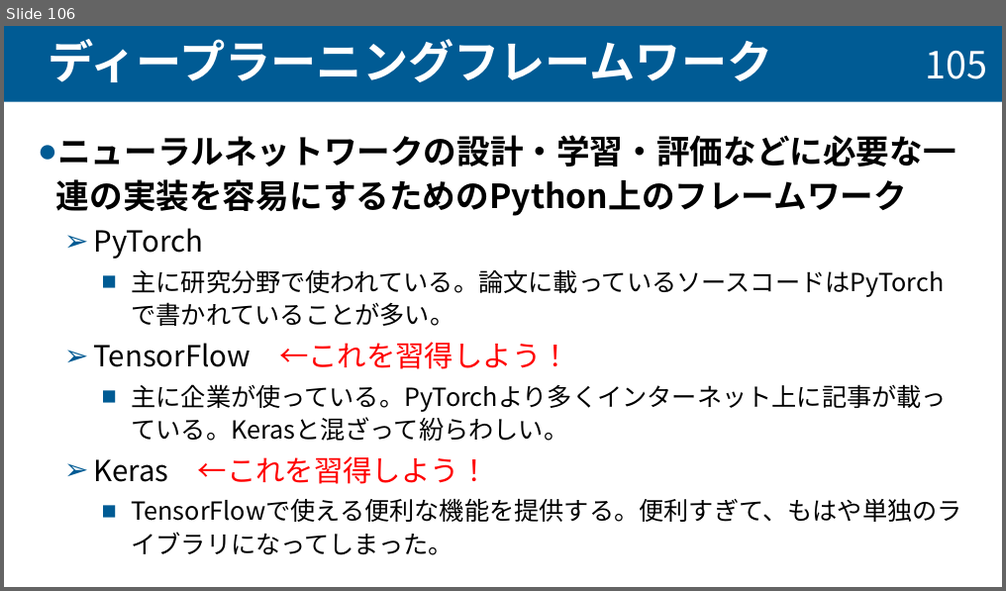
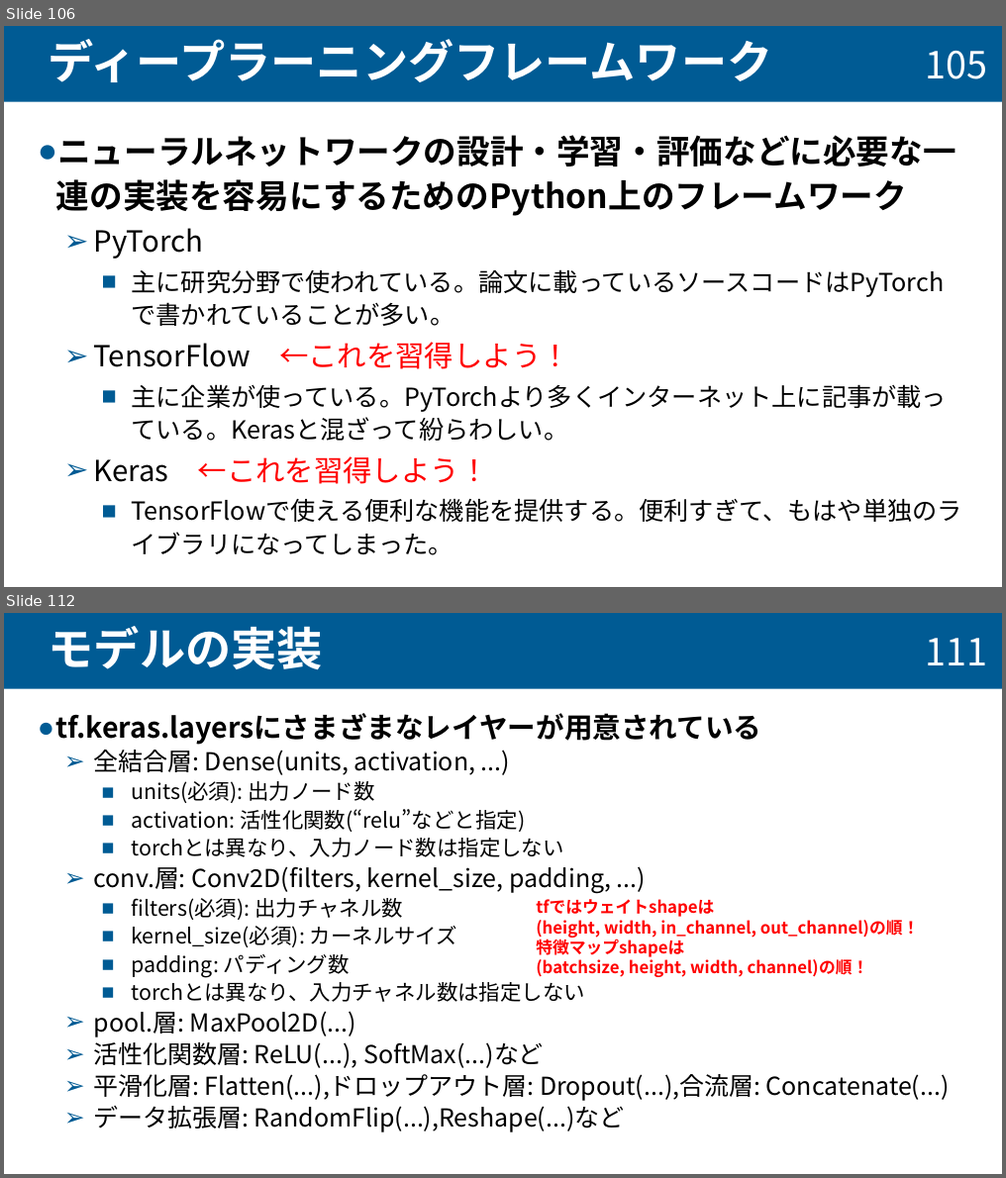
Before and after one commit to taiseifujisawa/cnn_manual_nktlab, a slide deck: cnn_manual.pptx. Shown one above the other, each under a label of ours: slide 106 before the commit, slides 106 and 112 after it; the slides between them are not shown. The pictures are 1006x591 and 1006x1178 pixels, drawn with LibreOffice and Linux fonts; fonts in the diff are those of the drawing. Boxes give left, top, right and bottom in pixels: in the first picture for what was removed or moved away, otherwise in the second. Text is boxed around its words. In the diff, an @@ line names an element or a change of style, - is before the commit and + after.

```diff
--- a/cnn_manual.pptx
+++ b/cnn_manual.pptx
@@ slide 112 added at (4, 613, 1002, 1174), background #FFFFFF @@
@@ title added at (4, 613, 1002, 688), fill #005B94, 44 pt, text #FFFFFF, bold @@
+モデルの実装
@@ page number added at (925, 638, 987, 665), 36 pt, text #FFFFFF @@
+111
@@ text added at (56, 713, 949, 1133), 23.8 pt, text #000000 @@
+● tf.keras.layersにさまざまなレイヤーが用意されている
+  ➢ 全結合層: Dense(units, activation, ...)
+    ■ units(必須): 出力ノード数
+    ■ activation: 活性化関数(“relu”などと指定)
+    ■ torchとは異なり、入力ノード数は指定しない
+  ➢ conv.層: Conv2D(filters, kernel_size, padding, ...)
+    ■ filters(必須): 出力チャネル数
+    ■ kernel_size(必須): カーネルサイズ
+    ■ padding: パディング数
+    ■ torchとは異なり、入力チャネル数は指定しない
+  ➢ pool.層: MaxPool2D(...)
+  ➢ 活性化関数層: ReLU(...), SoftMax(...)など
+  ➢ 平滑化層: Flatten(...),ドロップアウト層: Dropout(...),合流層: Concatenate(...)
+  ➢ データ拡張層: RandomFlip(...),Reshape(...)など
@@ text added at (536, 899, 919, 977), 16 pt, text #FF0000, bold @@
+tfではウェイトshapeは
+(height, width, in_channel, out_channel)の順！
+特徴マップshapeは
+(batchsize, height, width, channel)の順！
```
Also in this commit, not shown: 7 slides changed, 14 other slides added, 29 slides removed.
